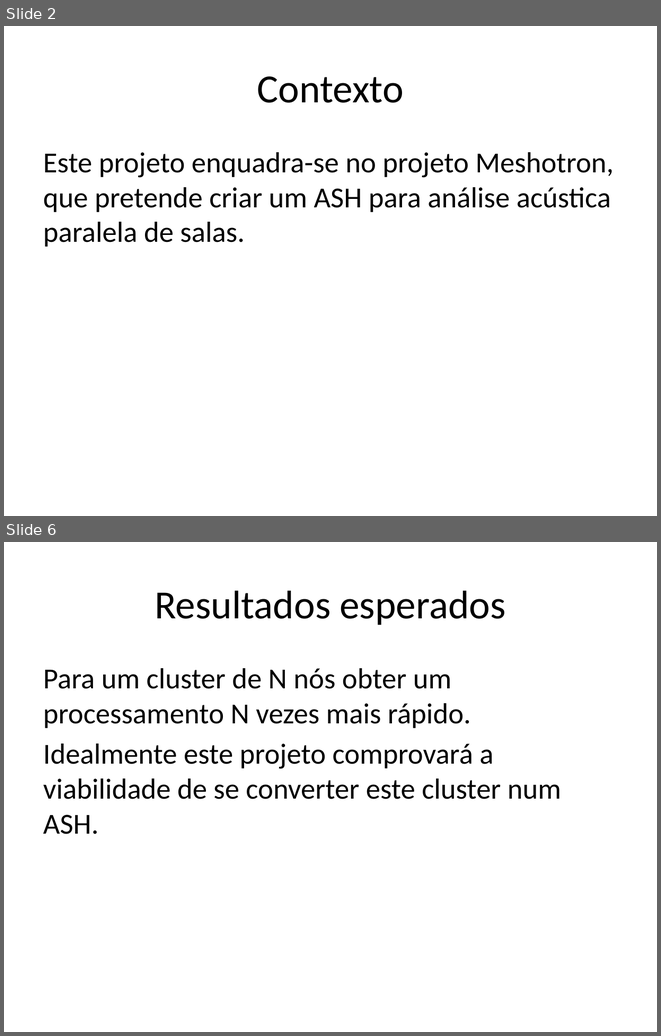
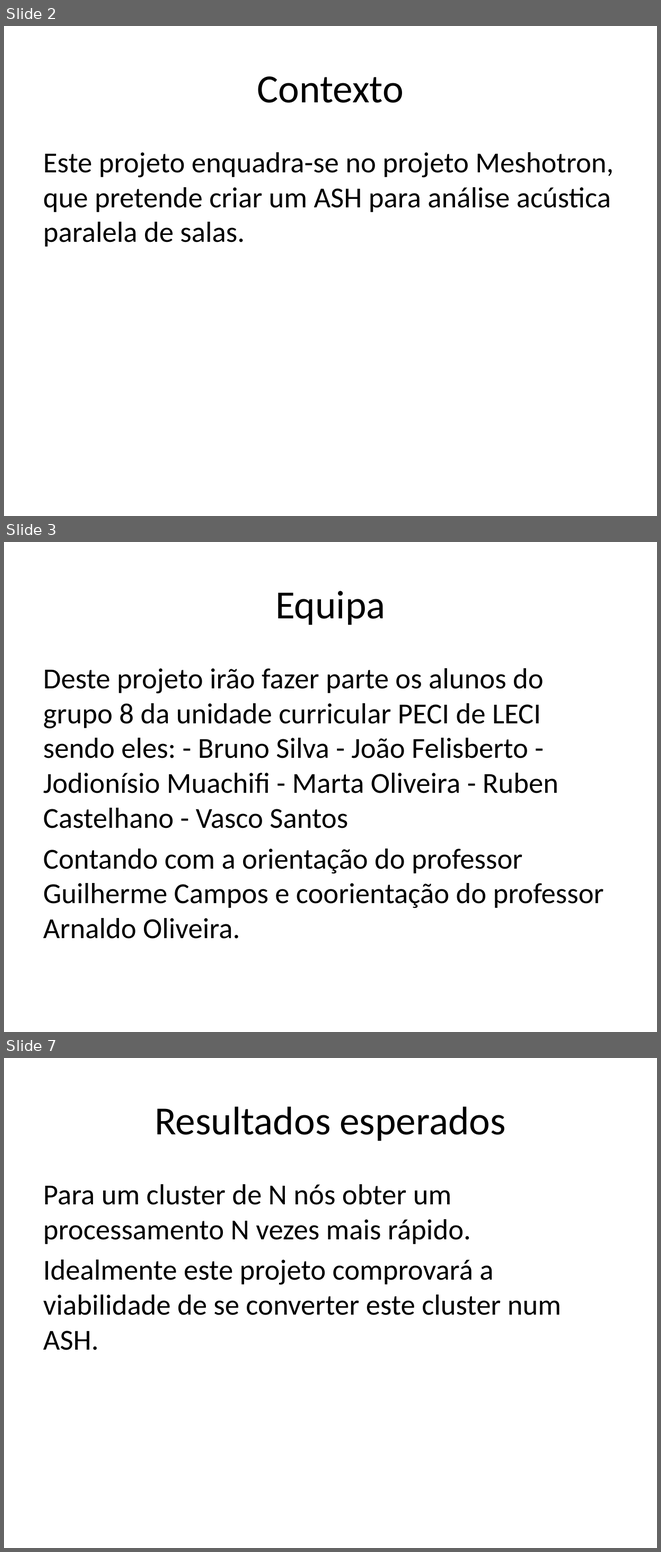
Before and after one commit to Meshotron2/comunication, a slide deck: m1-presentation/presentation.pptx. Shown one above the other, each under a label of ours: slides 2 and 6 before the commit, slides 2, 3 and 7 after it; the slides between them are not shown. The pictures are 661x1036 and 661x1552 pixels, drawn with LibreOffice and Linux fonts; fonts in the diff are those of the drawing. Boxes give left, top, right and bottom in pixels: in the first picture for what was removed or moved away, otherwise in the second. Text is boxed around its words. In the diff, an @@ line names an element or a change of style, - is before the commit and + after.

```diff
--- a/m1-presentation/presentation.pptx
+++ b/m1-presentation/presentation.pptx
@@ slide 3 added at <box>4,542,657,1032</box>, background #FFFFFF @@
@@ title added at <box>275,591,386,625</box>, 44 pt, text #000000 @@
+Equipa
@@ text added at <box>43,668,604,938</box>, 32 pt, text #000000 @@
+Deste projeto irão fazer parte os alunos do grupo 8 da unidade curricular PECI de LECI sendo eles: - Bruno Silva - João Felisberto - Jodionísio Muachifi - Marta Oliveira - Ruben Castelhano - Vasco Santos
+Contando com a orientação do professor Guilherme Campos e coorientação do professor Arnaldo Oliveira.
@@ what was slide 6 is now slide 7 @@
```
Also in this commit, not shown: 5 slides changed, 3 other files.
